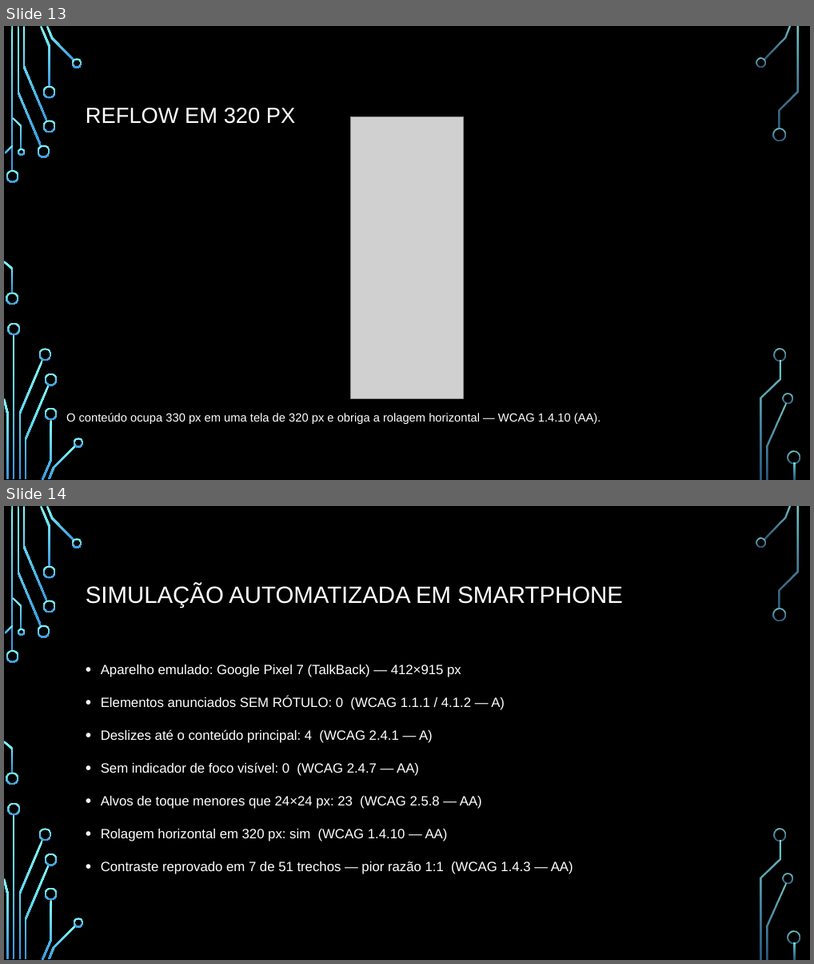
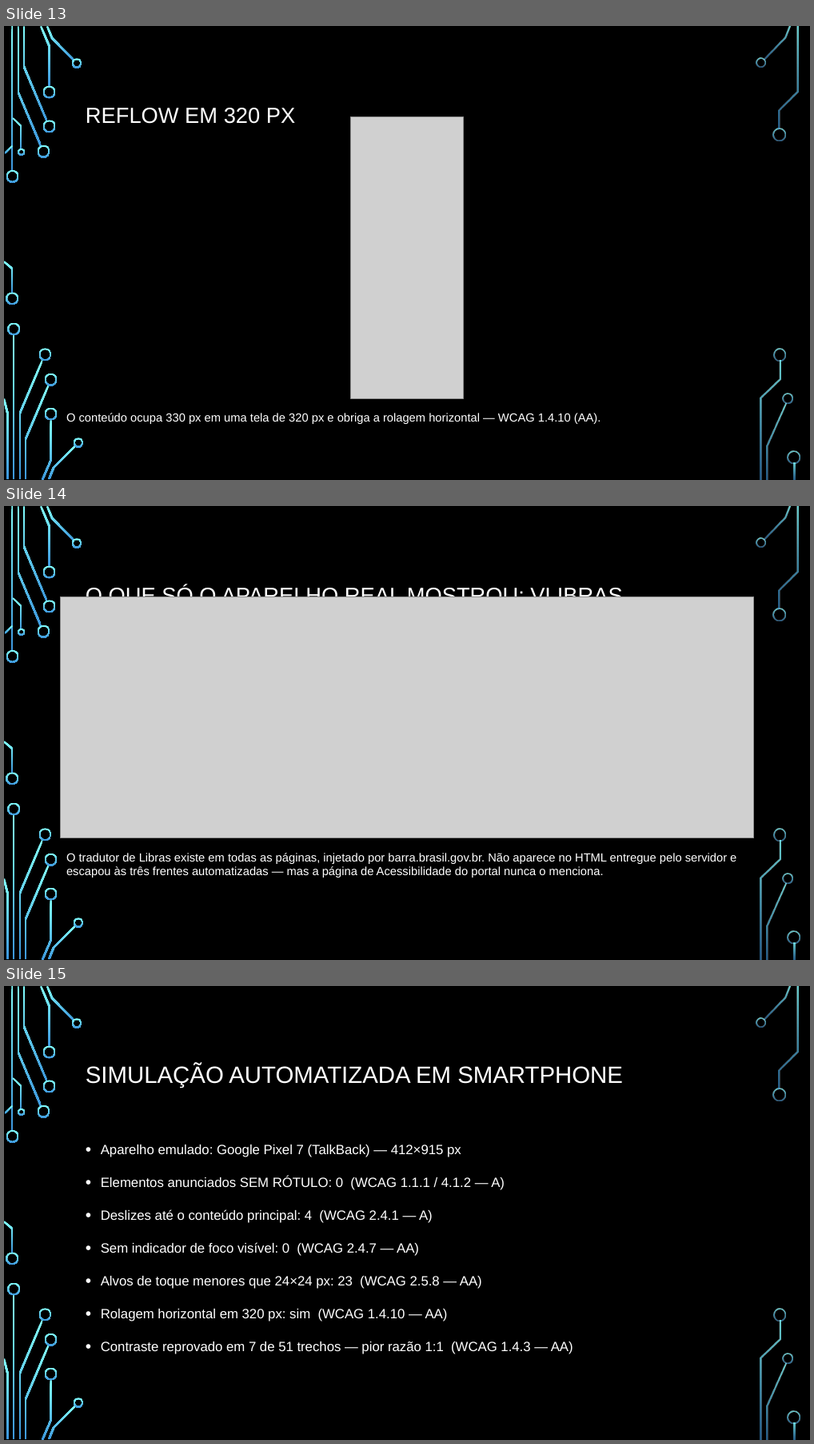
Before and after one commit to guilhermedopp/atividades, a slide deck: apresentacao/APRESENTACAO_AVALIACAO_ACESSIBILIDADE.pptx. Shown one above the other, each under a label of ours: slides 13 and 14 before the commit, slides 13, 14 and 15 after it. The pictures are 814x964 and 814x1444 pixels, drawn with LibreOffice and Linux fonts; fonts in the diff are those of the drawing; grey boxes stand for pictures; background and template pictures are left out. Boxes give left, top, right and bottom in pixels: in the first picture for what was removed or moved away, otherwise in the second. Text is boxed around its words. In the diff, an @@ line names an element or a change of style, - is before the commit and + after.

```diff
--- a/apresentacao/APRESENTACAO_AVALIACAO_ACESSIBILIDADE.pptx
+++ b/apresentacao/APRESENTACAO_AVALIACAO_ACESSIBILIDADE.pptx
@@ slide 14 added at (4,506,810,960), background picture (left out); not listed: 36 template elements that a slide beside it also shows @@
@@ picture added at (60,596,754,837) @@
@@ title added at (86,585,622,597), 26 pt, text #FFFFFF @@
+O QUE SÓ O APARELHO REAL MOSTROU: VLIBRAS
@@ text added at (66,852,737,877), 14 pt, text #FFFFFF @@
+O tradutor de Libras existe em todas as páginas, injetado por barra.brasil.gov.br. Não aparece no HTML entregue pelo servidor e escapou às três frentes automatizadas — mas a página de Acessibilidade do portal nunca o menciona.
@@ what was slide 14 is now slide 15 @@
```
Also in this commit, not shown: 6 other files.
